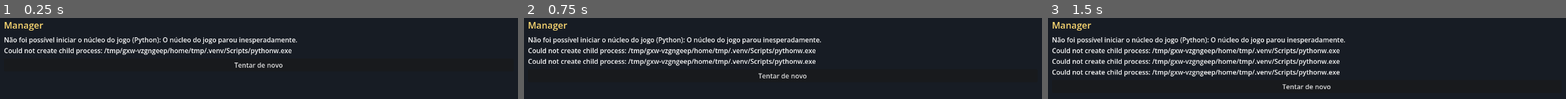
Above: before the commit, frames 1-3 (left to right).
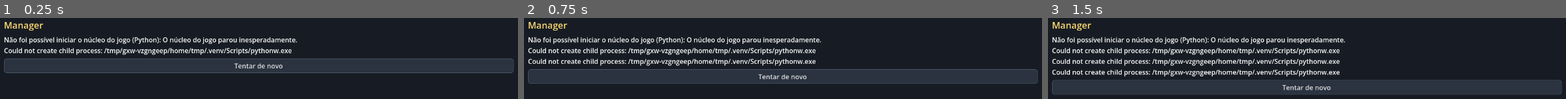
Above: after the commit, the same moments.

Repository: diasmpd/manager
Game: Godot game, scene res://scenes/main.tscn
Two runs of this game, one before a commit and one after it. Both use one fixed random seed, a clock stepped at 60 frames per second and the inputs below.
Inputs:
- Up to frame 1 (0.25 s): no input
- Up to frame 2 (0.75 s): click "Tentar de novo" at 0.5 s
- Up to frame 3 (1.5 s): click "Tentar de novo" at 1.25 s

The runs differ from the first frame. In frame 1, 18% of the frame differs, in the area x 0-100%, y 50-69%; in frame 2, 18%; in frame 3, 18%.

Commit message:
fix(client): text no longer stacks vertically; whole numbers, column widths, button style
From screenshots of the real window (new tests/screenshots.gd):
- Every label wrapped words; in a row a wrapping label asks for no width, so
  the top bar, the calendar month and the profile's attributes showed one
  letter a line. Labels are one line; long text (news, help, messages) goes
  in UI.paragraph, which wraps at the width it is given.
- Godot's JSON gives every number as a float: "temporada 2027.0", ages
  "29.0", table cells cut to "0.". UI.num and Core.t show whole numbers
  without the decimal.
- Fixed-width table columns fit their longest text (title or cell).
- A theme: buttons and choices look like buttons (border, hover, pressed).
- Careers: the list no longer pushes the new-career form off the screen,
  and shows club names instead of ids.
- The window waits up to 3 minutes for a running request on close: a
  whole-season continue plays the user's matches on the positional engine
  (008 SC-004: up to 2 minutes); the close test uses an ordinary continue.
- The test runner uses a scratch saves folder unless MANAGER_SAVES is set
  (a local run wrote test careers into the owner's saves folder).

Co-Authored-By: Claude Opus 5.5 <noreply@anthropic.com>

Diff:
--- a/client/autoload/core.gd
+++ b/client/autoload/core.gd
@@ -115,7 +115,13 @@
 ## A localised string from the core's catalogue, with {placeholders}.
 func t(key: String, params: Dictionary = {}) -> String:
 	var text: String = strings.get(key, key)
-	return text.format(params) if not params.is_empty() else text
+	if params.is_empty():
+		return text
+	var shown := {}
+	for name in params:  # JSON numbers are floats: 2027.0 is shown as 2027
+		var value = params[name]
+		shown[name] = str(int(value)) if value is float and value == floorf(value) else value
+	return text.format(shown)
 
 
 func is_busy() -> bool:
--- a/client/scenes/main.gd
+++ b/client/scenes/main.gd
@@ -40,7 +40,9 @@
 var _closing := false
 var live_lines: Array = []  # the live match's feed so far (kept across screens)
 var live_match: Dictionary = {}  # the live match's MatchView
-const CLOSE_WAIT_MS := 60000  # a whole-season continue can take a few seconds
+# a whole-season continue plays the user's matches on the positional engine (spec 008 SC-004:
+# up to 2 minutes), so closing waits up to 3 minutes for it
+const CLOSE_WAIT_MS := 180000
 
 
 func _ready() -> void:
@@ -54,6 +56,7 @@
 
 
 func _build() -> void:
+	theme = UI.make_theme()
 	var background := ColorRect.new()
 	background.color = Color(0.09, 0.11, 0.14)
 	background.set_anchors_preset(Control.PRESET_FULL_RECT)
@@ -84,7 +87,7 @@
 	for side in ["left", "right", "top", "bottom"]:
 		_content.add_theme_constant_override("margin_" + side, 12)
 	body.add_child(_content)
-	_message = UI.label("", 14)
+	_message = UI.paragraph("", 14)
 	_message.add_theme_color_override("font_color", Color(1, 0.6, 0.5))
 	outer.add_child(_margin(_message, 8))
 	_set_playing(false)
@@ -120,7 +123,7 @@
 
 
 func _show_text(text: String) -> void:
-	_set_content(UI.column([UI.label(text, 18)]))
+	_set_content(UI.column([UI.paragraph(text, 18)]))
 
 
 func _on_core_state(state: String) -> void:
--- a/client/scenes/screens/careers.gd
+++ b/client/scenes/screens/careers.gd
@@ -13,6 +13,12 @@
 	var saves = await ask("career.list")
 	if saves == null:
 		return
+	var clubs = await ask("career.clubs")  # names for the list, and the new-career choice
+	if clubs == null:
+		return
+	var club_names := {}
+	for club in clubs:
+		club_names[club["id"]] = club["name"]
 	if saves.is_empty():
 		add_child(UI.label(UI.t("ui.careers.none"), 16))
 	else:
@@ -21,13 +27,15 @@
 		for s in saves:
 			if s["name"] == "autosave":
 				continue
-			rows.append([s["name"], s["user_club_id"], UI.date_text(s["current_date"]),
-					str(s["year"]), str(s["saved_at"]).left(16).replace("T", " ")])
+			rows.append([s["name"], club_names.get(s["user_club_id"], s["user_club_id"]),
+					UI.date_text(s["current_date"]),
+					UI.num(s["year"]), str(s["saved_at"]).left(16).replace("T", " ")])
 			keys.append(s["name"])
 		_saves = UI.table([UI.t("ui.careers.name"), UI.t("ui.careers.club"),
 				UI.t("ui.careers.date"), UI.t("ui.careers.season"), UI.t("ui.careers.saved_at")],
 				rows, keys)
 		_saves.custom_minimum_size.y = 220
+		_saves.size_flags_vertical = Control.SIZE_FILL  # leave room for the new-career form
 		_saves.item_activated.connect(_open_selected)
 		add_child(_saves)
 		add_child(UI.row([UI.button(UI.t("ui.careers.open"), _open_selected)]))
@@ -39,9 +47,6 @@
 	_name.placeholder_text = UI.t("ui.careers.name_hint")
 	_name.custom_minimum_size.x = 260
 	_clubs = OptionButton.new()
-	var clubs = await ask("career.clubs")
-	if clubs == null:
-		return
 	for club in clubs:
 		_clubs.add_item("%s  %s" % [club["name"], UI.stars(club["reputation"] / 4.0)])
 		_club_ids.append(club["id"])
--- a/client/scenes/screens/home.gd
+++ b/client/scenes/screens/home.gd
@@ -30,4 +30,4 @@
 	add_child(HSeparator.new())
 	add_child(UI.label(UI.t("ui.home.latest_news"), 18, true))
 	for item in home["news"]:
-		add_child(UI.label("%s  %s" % [UI.date_text(item["day"]), item["text"]]))
+		add_child(UI.paragraph("%s  %s" % [UI.date_text(item["day"]), item["text"]]))
--- a/client/scenes/screens/selection.gd
+++ b/client/scenes/screens/selection.gd
@@ -49,7 +49,7 @@
 	lists.size_flags_vertical = Control.SIZE_EXPAND_FILL
 	add_child(lists)
 	add_child(UI.row([UI.button(UI.t("ui.desktop.swap"), _swap),
-			UI.label(UI.t("ui.desktop.selection_help"), 13)]))
+			UI.paragraph(UI.t("ui.desktop.selection_help"), 13)]))
 	_render()
 
 
--- a/client/scenes/screens/squad.gd
+++ b/client/scenes/screens/squad.gd
@@ -17,8 +17,8 @@
 			state = UI.t("ui.select.suspended")
 		elif r["yellows"] > 0:
 			state = UI.t("ui.squad.yellows_count", {"n": r["yellows"]})
-		rows.append([r["position"], r["name"], str(r["age"]), UI.stars(r["stars"]), state,
-				str(r["appearances"]), str(r["goals"]), str(r["assists"]),
+		rows.append([r["position"], r["name"], UI.num(r["age"]), UI.stars(r["stars"]), state,
+				UI.num(r["appearances"]), UI.num(r["goals"]), UI.num(r["assists"]),
 				"%d/%d" % [r["yellow_cards"], r["red_cards"]]])
 		keys.append(r["player_id"])
 	var table := UI.table([UI.t("ui.select.pos"), UI.t("ui.select.player"), UI.t("ui.squad.age"),
@@ -26,7 +26,7 @@
 			UI.t("ui.squad.goals"), UI.t("ui.squad.assists"), UI.t("ui.squad.cards")], rows, keys)
 	table.item_activated.connect(func(): _profile(UI.selected_key(table)))
 	add_child(table)
-	add_child(UI.label(UI.t("ui.desktop.open_profile"), 13))
+	add_child(UI.paragraph(UI.t("ui.desktop.open_profile"), 13))
 
 
 func _profile(player_id) -> void:
--- a/client/scenes/screens/tables.gd
+++ b/client/scenes/screens/tables.gd
@@ -48,9 +48,9 @@
 	var rows := []
 	var keys := []
 	for r in rows_data:
-		rows.append([str(r["place"]), r["club_name"], str(r["played"]), str(r["won"]),
-				str(r["drawn"]), str(r["lost"]), str(r["goals_for"]), str(r["goals_against"]),
-				str(r["goal_difference"]), str(r["points"])])
+		rows.append([UI.num(r["place"]), r["club_name"], UI.num(r["played"]), UI.num(r["won"]),
+				UI.num(r["drawn"]), UI.num(r["lost"]), UI.num(r["goals_for"]), UI.num(r["goals_against"]),
+				UI.num(r["goal_difference"]), UI.num(r["points"])])
 		keys.append(r["club_id"])
 	UI.fill(_table, rows, keys)
 	UI.select_key(_table, main.status.get("club_id", ""))
--- a/client/scenes/screens/tactics.gd
+++ b/client/scenes/screens/tactics.gd
@@ -65,7 +65,7 @@
 			UI.button(UI.t("ui.desktop.reset"), _reset), UI.spacer(),
 			UI.button(UI.t("ui.desktop.back"), main.go_back),
 			UI.button(UI.t("ui.desktop.confirm"), _confirm)]))
-	add_child(UI.label(UI.t("ui.desktop.tactics_help"), 13))
+	add_child(UI.paragraph(UI.t("ui.desktop.tactics_help"), 13))
 	_render()
 
 
--- a/client/scenes/ui.gd
+++ b/client/scenes/ui.gd
@@ -10,15 +10,31 @@
 	return core.t(key, params)
 
 
+## A one-line label. It does not wrap: a wrapping label in a row asks for no width and the row
+## squeezes it to one letter a line. Long text goes in `paragraph`.
 static func label(text: String, size: int = 0, bold := false) -> Label:
 	var l := Label.new()
 	l.text = text
-	l.autowrap_mode = TextServer.AUTOWRAP_WORD_SMART
 	if size > 0:
 		l.add_theme_font_size_override("font_size", size)
 	if bold:
 		l.add_theme_color_override("font_color", Color(1, 0.86, 0.45))
 	return l
+
+
+## Text that wraps: it takes the width it is given (news, help, messages).
+static func paragraph(text: String, size: int = 0) -> Label:
+	var l := label(text, size)
+	l.autowrap_mode = TextServer.AUTOWRAP_WORD_SMART
+	l.size_flags_horizontal = Control.SIZE_EXPAND_FILL
+	return l
+
+
+## A number as the core meant it: JSON gives every number as a float, so 2027 arrives as 2027.0.
+static func num(value: Variant) -> String:
+	if value is float and is_finite(value) and value == floorf(value):
+		return str(int(value))
+	return str(value)
 
 
 static func title(text: String) -> Label:
@@ -77,9 +93,53 @@
 	for i in rows.size():
 		var item := tree.create_item(root)
 		for c in rows[i].size():
-			item.set_text(c, str(rows[i][c]))
+			item.set_text(c, num(rows[i][c]))
 		if i < keys.size():
 			item.set_metadata(0, keys[i])
+	_fit_columns(tree, rows)
+
+
+## Columns that do not expand get the width of their longest text (title or cell): otherwise
+## Godot cuts the cells ("0." for a number, "qui 31/" for a date).
+static func _fit_columns(tree: Tree, rows: Array) -> void:
+	var font := tree.get_theme_font("font")
+	var size := tree.get_theme_font_size("font_size")
+	for c in tree.columns:
+		if tree.is_column_expanding(c):
+			continue
+		var widest := font.get_string_size(tree.get_column_title(c), HORIZONTAL_ALIGNMENT_LEFT,
+				-1, size).x
+		for row in rows:
+			if c < row.size():
+				widest = maxf(widest, font.get_string_size(num(row[c]), HORIZONTAL_ALIGNMENT_LEFT,
+						-1, size).x)
+		tree.set_column_custom_minimum_width(c, int(widest) + 24)
+
+
+## The window's look: buttons that read as buttons (spec 007 polish).
+static func make_theme() -> Theme:
+	var theme := Theme.new()
+	var states := {
+		"normal": [Color(0.17, 0.2, 0.25), Color(0.3, 0.35, 0.42)],
+		"hover": [Color(0.22, 0.26, 0.32), Color(0.45, 0.5, 0.58)],
+		"pressed": [Color(0.35, 0.29, 0.12), Color(1, 0.86, 0.45)],
+		"disabled": [Color(0.13, 0.14, 0.16), Color(0.2, 0.22, 0.25)],
+		"focus": [Color(0, 0, 0, 0), Color(1, 0.86, 0.45)],
+	}
+	for state in states:
+		var box := StyleBoxFlat.new()
+		box.bg_color = states[state][0]
+		box.border_color = states[state][1]
+		box.set_border_width_all(1)
+		box.set_corner_radius_all(6)
+		box.content_margin_left = 12
+		box.content_margin_right = 12
+		box.content_margin_top = 6
+		box.content_margin_bottom = 6
+		for type in ["Button", "OptionButton"]:
+			theme.set_stylebox(state, type, box)
+	theme.set_color("font_disabled_color", "Button", Color(0.45, 0.47, 0.5))
+	return theme
 
 
 static func selected_key(tree: Tree) -> Variant:
--- a/client/tests/run_tests.gd
+++ b/client/tests/run_tests.gd
@@ -11,6 +11,14 @@
 
 
 func _initialize() -> void:
+	# never the owner's saves: an empty scratch folder unless MANAGER_SAVES says otherwise
+	if OS.get_environment("MANAGER_SAVES") == "":
+		var scratch := OS.get_user_data_dir().path_join("test-saves")
+		if DirAccess.dir_exists_absolute(scratch):
+			for file in DirAccess.get_files_at(scratch):
+				DirAccess.remove_absolute(scratch.path_join(file))
+		DirAccess.make_dir_recursive_absolute(scratch)
+		OS.set_environment("MANAGER_SAVES", scratch)
 	_run.call_deferred()
 
 
--- /dev/null
+++ b/client/tests/screenshots.gd
@@ -0,0 +1,53 @@
+extends SceneTree
+## Screenshots of every screen, for checking the layout by eye (not a test). Needs a real window:
+##   godot --path client -s res://tests/screenshots.gd -- <output dir>
+## Set MANAGER_SAVES to a scratch folder: it creates a career there.
+
+const SCREENS := ["home", "squad", "tables", "calendar", "news", "tactics", "selection"]
+
+var out_dir := ""
+var main: Node
+
+
+func _initialize() -> void:
+	var args := OS.get_cmdline_user_args()
+	out_dir = args[0] if args.size() > 0 else OS.get_user_data_dir()
+	_run.call_deferred()
+
+
+func _wait(condition: Callable, seconds := 60.0) -> bool:
+	var deadline := Time.get_ticks_msec() + int(seconds * 1000)
+	while Time.get_ticks_msec() < deadline:
+		if condition.call():
+			return true
+		await process_frame
+	return condition.call()
+
+
+func _shot(name: String) -> void:
+	for i in 10:  # let containers settle and the frame draw
+		await process_frame
+	var image := root.get_viewport().get_texture().get_image()
+	var path := out_dir.path_join(name + ".png")
+	image.save_png(path)
+	print("saved ", path)
+
+
+func _run() -> void:
+	main = load("res://scenes/main.tscn").instantiate()
+	root.add_child(main)
+	await _wait(func(): return main.current_name == "careers" and main.current.get_child_count() > 2)
+	var careers = main.current
+	await _wait(func(): return careers._clubs != null and careers._clubs.item_count > 0)
+	await _shot("careers")
+	careers._name.text = "tela-%d" % Time.get_ticks_msec()
+	careers._clubs.select(0)
+	careers._create()
+	await _wait(func(): return main.current_name == "home" and main.current.get_child_count() > 2)
+	for name in SCREENS:
+		await main.show_screen(name)
+		await _shot(name)
+	var answer: Dictionary = await root.get_node("/root/Core").request("view.squad")
+	await main.show_screen("player", {"player_id": answer["result"][0]["player_id"]})
+	await _shot("player")
+	quit(0)
--- a/client/tests/test_screens.gd
+++ b/client/tests/test_screens.gd
@@ -148,7 +148,8 @@
 	await main.show_screen("home")
 	var finished := [false]
 	var long_request := func():
-		await t.core().request("career.continue", {"to_season_end": true})
+		await t.core().request("career.continue")  # a real request; a whole season (positional
+		# user matches, spec 008) would outlast the test timeout
 		finished[0] = true
 	long_request.call()
 	await main.close_game()
